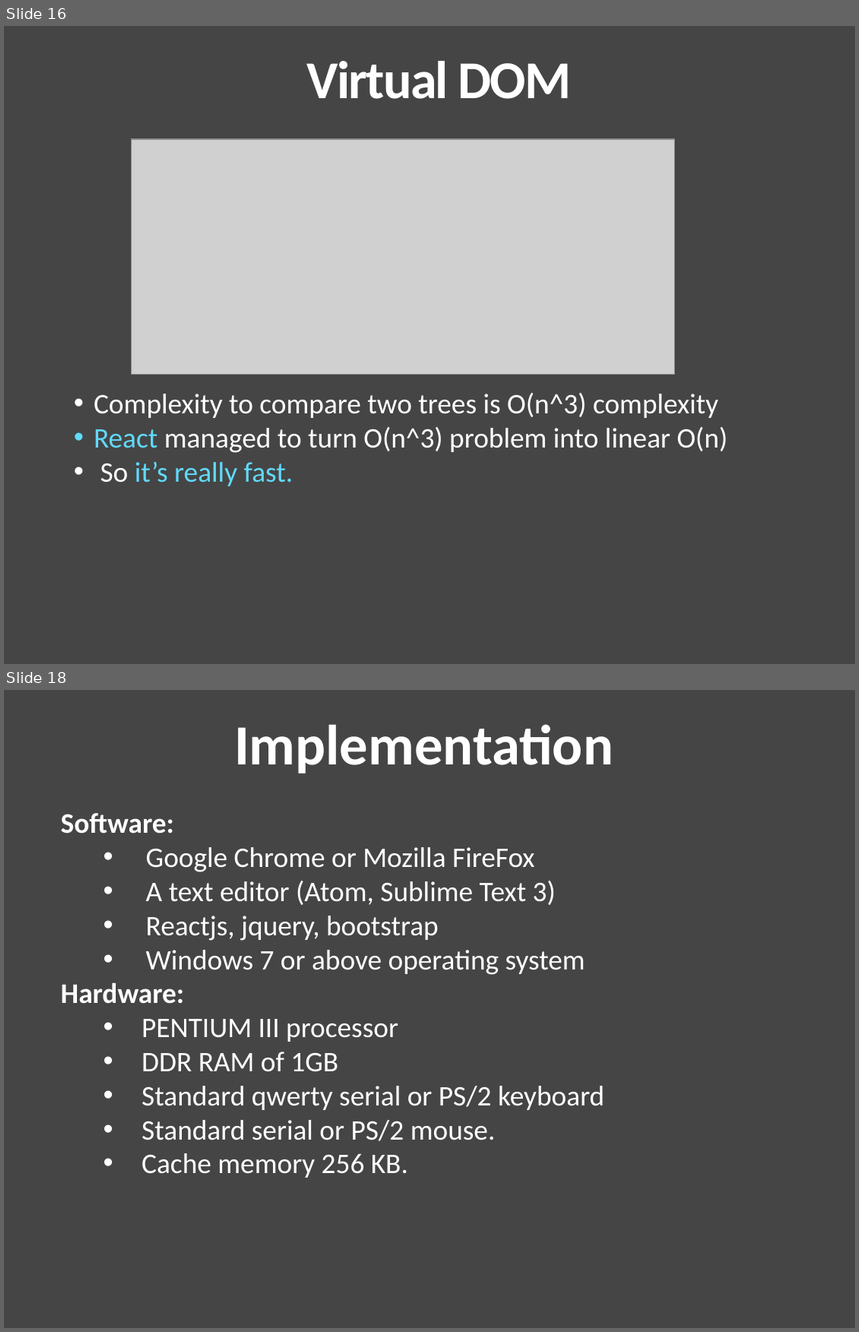
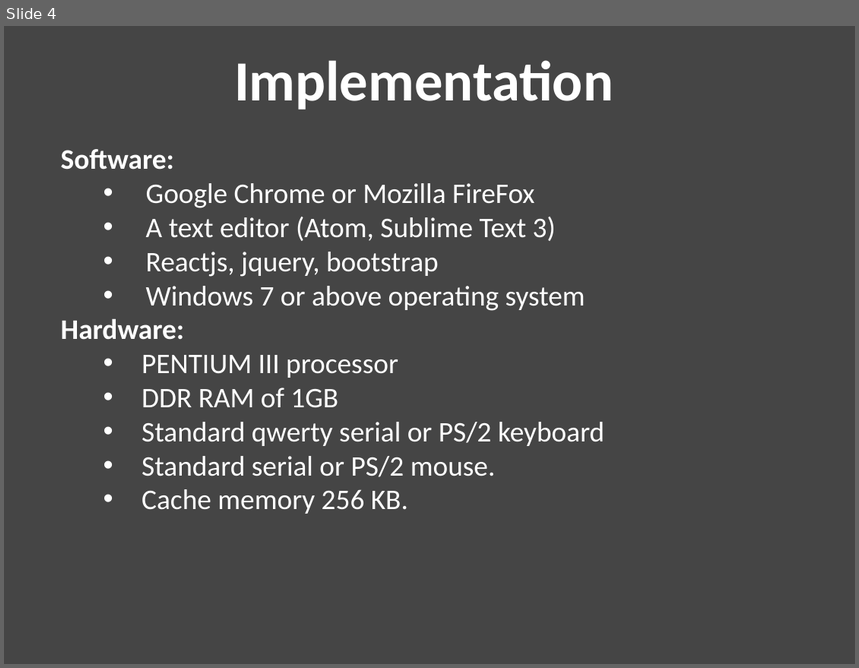
Before and after one commit to LadwaAditya/TwiTone, a slide deck: Presentation.pptx. Shown one above the other, each under a label of ours: slides 16 and 18 before the commit, slide 4 after it; the slides between them are not shown. The pictures are 859x1332 and 859x668 pixels, drawn with LibreOffice and Linux fonts; fonts in the diff are those of the drawing; grey boxes stand for pictures. Boxes give left, top, right and bottom in pixels: in the first picture for what was removed or moved away, otherwise in the second. Text is boxed around its words. In the diff, an @@ line names an element or a change of style, - is before the commit and + after.

```diff
--- a/Presentation.pptx
+++ b/Presentation.pptx
@@ slide 16 removed at bbox=[4, 26, 855, 664], background #454545 @@
@@ text removed at bbox=[307, 61, 571, 99] @@
-Virtual DOM
@@ picture removed at bbox=[131, 139, 675, 374] @@
@@ text removed at bbox=[94, 393, 728, 487] @@
-• Complexity to compare two trees is O(n^3) complexity
-• React managed to turn O(n^3) problem into linear O(n)
-• So it’s really fast.
@@ what was slide 18 is now slide 4 @@
```
Also in this commit, not shown: 1 slide changed, 2 slides added, 15 other slides removed.
